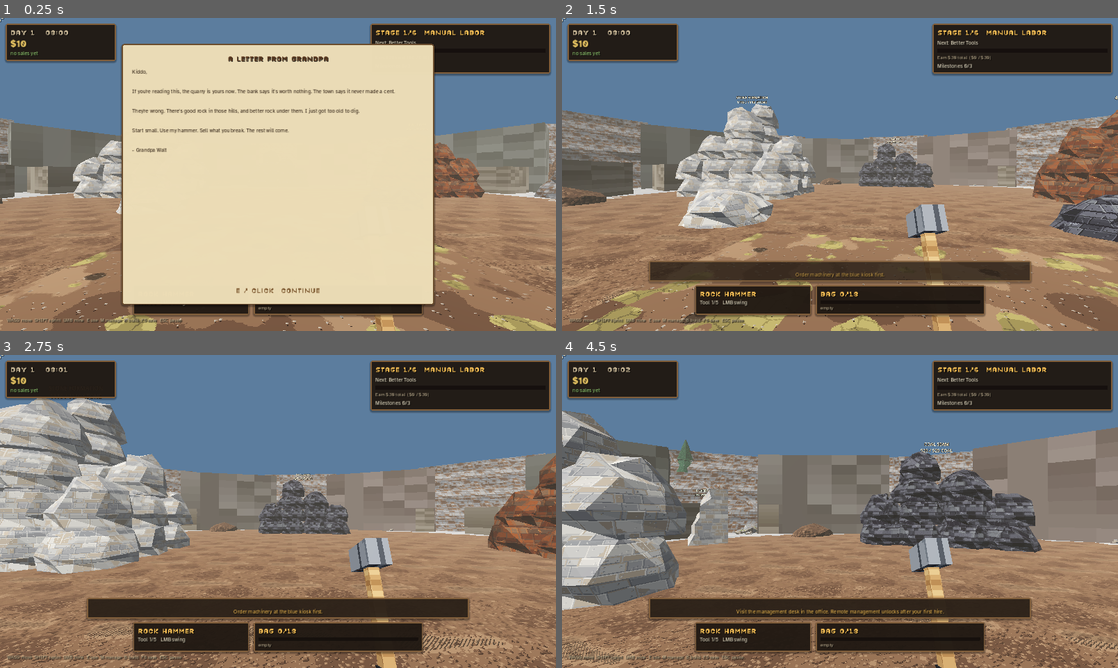
Above: before the commit, frames 1-4 (two rows, left to right).
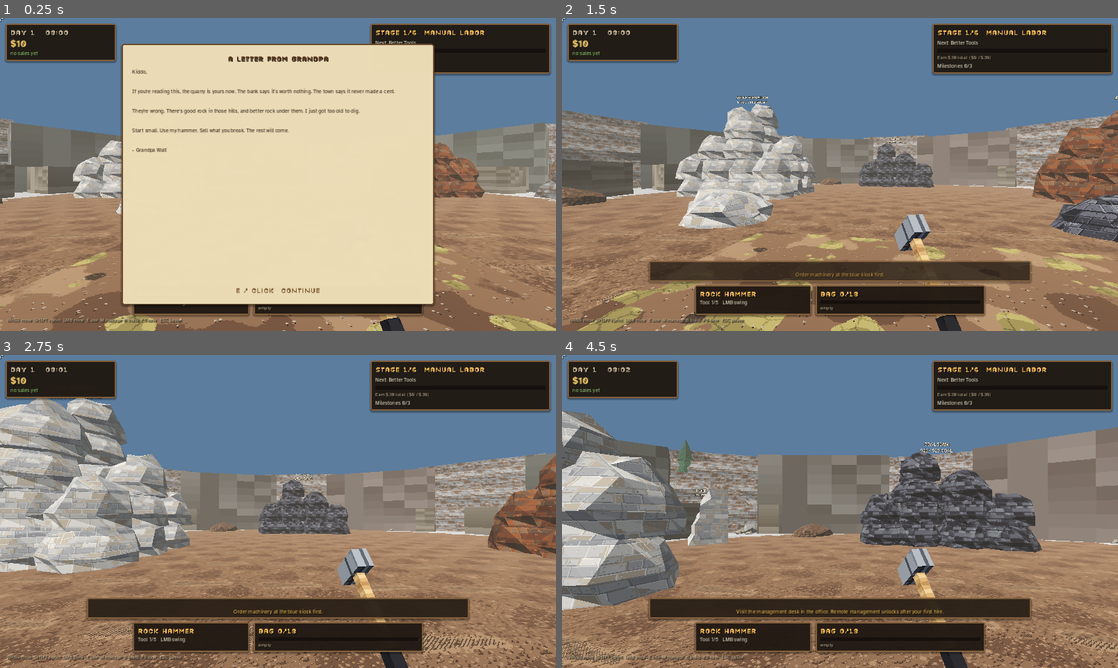
Above: after the commit, the same moments.

Repository: jafetmora79-lab/Quarry-Days
Game: Godot game, scene res://Main.tscn
The game is run twice, just before and just after one commit, with the same random seed, the same clock (stepped at 60 frames per second) and the same inputs.
Inputs (mouse positions are in pixels of both pictures, inside the frame that each line leads up to):
- Up to frame 1 (0.25 s): no input
- Up to frame 2 (1.5 s): tap Enter at 0.5 s; move the mouse to (867, 174) at 0.52 s; hold E (interact) 0.53-1.28 s; hold W (move_forward) from 0.53 s (still down); click (867, 174) at 0.67 s; tap Space at 0.77 s; move the mouse to (812, 174) at 1.27 s; tap P (place_machine) at 1.35 s
- Up to frame 3 (2.75 s): keep holding W (move_forward); tap Space at 1.52 s; move the mouse to (289, 505) at 2.02 s; hold R (rotate_machine) from 2.03 s (still down)
- Up to frame 4 (4.5 s): keep holding W (move_forward); move the mouse to (834, 517) at 2.77 s; release R (rotate_machine) at 2.78 s; tap Shift (sprint) at 2.85 s; click (834, 517) at 2.92 s; tap Space at 3.02, 3.77 s; move the mouse to (878, 514) at 3.52 s; tap M at 3.6 s; move the mouse to (795, 508) at 4.27 s; tap G at 4.35 s

The runs differ from the first frame. In frame 1, 0.2% of the frame differs, in the area x 67-73%, y 94-100%; in frame 2, 1.3%; in frame 3, 1.4%, in the area x 60-74%, y 58-100%; in frame 4, 1.4%.

Commit message:
Fix first-person tool poses, worker tool holds, pause menu layout; magnetic belt placement
- Tools: smaller, forward-leaning pick/hammer; drill and jackhammer rescaled and re-posed; power tools only nudge
- Workers: defined hold pose per tool, pick head spans the swing plane
- Pause menu compact and centred
- Belt ghost snaps onto crusher feed/discharge, bins and other belts (G for free placement)

Co-Authored-By: Claude Sonnet 5.5 <noreply@anthropic.com>
Claude-Session: https://claude.ai/code/session_01BdFm1yVtnu8eVQTLcJwNBQ

Diff:
--- a/scripts/main.gd
+++ b/scripts/main.gd
@@ -938,10 +938,11 @@
 	var p: QuarryStationUI = panel
 	var m := state.money
 	var idx := int(panel.get_meta("crusher_index", -1))
+	p.fit(520.0 if menu == "pause" else 700.0, 165.0 if menu == "pause" else 470.0)
 	match menu:
 		"pause":
 			p.begin("PAUSED", -1, "Optional keys:  F5 save   F9 load   Esc resume")
-			p.text("The quarry waits for you. Your progress is saved with the Save button or F5.")
+			p.text("The quarry waits for you. Save with the button or F5.", QuarryTheme.DIM, true)
 			p.button_bar([["resume", "RESUME", true, func(): _close_menu()], ["save", "SAVE GAME", true, func(): _save()], ["load", "LOAD GAME", true, func(): _load()]])
 		"sell": _draw_sell(p)
 		"upgrades": _draw_upgrades(p)
@@ -1214,6 +1215,11 @@
 		ghost.position = Vector3(snappedf(point.x,0.5),point.y if point.y < -1.0 else 0.0,snappedf(point.z,0.5))
 	else:
 		ghost.position = Vector3(point.x,point.y if point.y < -1.0 else 0.0,point.z)
+	if placement_kind == "conveyor" and grid_snap:
+		var snap := conveyor_snap(ghost.position)
+		if not snap.is_empty():
+			ghost.position = Vector3(snap["pos"].x, ghost.position.y, snap["pos"].z)
+			placement_yaw = float(snap["yaw"])
 	ghost.rotation.y = placement_yaw
 	ghost.visible = true
 	placement_hint = ""
@@ -1818,6 +1824,37 @@
 		fill.scale.y = maxf(0.05, ratio)
 		fill.position.y = -0.5 + 0.5 * maxf(0.05, ratio) + 0.08
 
+## Magnetic placement for belts (grid snap on): within 2.6 m of a machine port or the end of another belt, the
+## ghost jumps to the spot where its end touches the machine and faces along the flow, so it links with no
+## fiddling. Returns {"pos", "yaw"} or {} when nothing is near. Press G to place freely.
+func conveyor_snap(at: Vector3) -> Dictionary:
+	var best := {}
+	var best_d := 2.6
+	var cands := []
+	for i in range(state.crushers.size()):
+		var c: Vector3 = Business.v3(state.crushers[i]["position"]) * Vector3(1, 0, 1)
+		var yc := float(state.crushers[i]["yaw"])
+		var f := Business.forward(yc)
+		var adv := int(state.crushers[i].get("tier", 1)) >= 2
+		cands.append({"pos": c - f * (2.0 if adv else 1.8), "yaw": yc})   # feeds the input (back) side
+		cands.append({"pos": c + f * (2.2 if adv else 2.0), "yaw": yc})   # carries away from the discharge chute
+	for o in business.outputs:
+		var op: Vector3 = Business.v3(o["position"]) * Vector3(1, 0, 1)
+		for k in range(4):
+			var yk := float(k) * PI * 0.5
+			cands.append({"pos": op - Business.forward(yk) * 1.75, "yaw": yk})
+	for j in range(business.conveyors.size()):
+		var cp: Vector3 = Business.v3(business.conveyors[j]["position"]) * Vector3(1, 0, 1)
+		var yj := float(business.conveyors[j]["yaw"])
+		cands.append({"pos": cp + Business.forward(yj) * 2.0, "yaw": yj})
+		cands.append({"pos": cp - Business.forward(yj) * 2.0, "yaw": yj})
+	for cd in cands:
+		var d := Vector2(at.x, at.z).distance_to(Vector2(cd["pos"].x, cd["pos"].z))
+		if d < best_d and conveyor_valid(Vector3(cd["pos"].x, at.y, cd["pos"].z), float(cd["yaw"])):
+			best_d = d
+			best = cd
+	return best
+
 func conveyor_valid(pos: Vector3, yaw: float) -> bool:
 	if not in_build_area(pos) or not _on_ground(pos) or _near_vehicle(pos, 2.6):
 		return false
--- a/scripts/station_ui.gd
+++ b/scripts/station_ui.gd
@@ -67,6 +67,14 @@
 	foot.custom_minimum_size = Vector2(660, 0)
 	root.add_child(foot)
 
+## Resizes the centred panel (base-canvas px); small menus such as Pause should not be a huge empty box.
+func fit(w: float, h: float) -> void:
+	offset_left = -w * 0.5
+	offset_right = w * 0.5
+	offset_top = -h * 0.5
+	offset_bottom = h * 0.5
+	foot.custom_minimum_size.x = w - 40.0
+
 func begin(title: String, money := -1, hint := "") -> void:
 	_scroll_keep = scroll.scroll_vertical
 	for c in list.get_children():
@@ -80,8 +88,10 @@
 	foot.visible = hint != ""
 	scroll.set_deferred("scroll_vertical", _scroll_keep)
 
-func text(t: String, color := DIM) -> Label:
+func text(t: String, color := DIM, centered := false) -> Label:
 	var l := QuarryTheme.label(t, FS, color)
+	if centered:
+		l.horizontal_alignment = HORIZONTAL_ALIGNMENT_CENTER
 	l.autowrap_mode = TextServer.AUTOWRAP_WORD_SMART
 	l.size_flags_horizontal = Control.SIZE_EXPAND_FILL
 	l.custom_minimum_size = Vector2(300, 0)
@@ -226,6 +236,7 @@
 
 func button_bar(btns: Array) -> void:
 	var h := HBoxContainer.new()
+	h.alignment = BoxContainer.ALIGNMENT_CENTER
 	h.add_theme_constant_override("separation", 8)
 	list.add_child(h)
 	for bd in btns:
--- a/scripts/tool_view.gd
+++ b/scripts/tool_view.gd
@@ -30,11 +30,11 @@
 ## `tip` is the working point in model space: the pick point, the hammer face, the bit or chisel end.
 ## Power tools use `rest_rot` (euler) to aim their working end at the crosshair, and `model_pitch` leans the whole model.
 const TOOL := {
-	0: {"grip": Vector3(0.30, -0.50, -0.58), "rest": -0.40, "wind": 0.45, "strike": -1.05, "tip": Vector3(0, 0.36, -0.1)},
-	1: {"grip": Vector3(0.32, -0.54, -0.60), "rest": -0.40, "wind": 0.50, "strike": -1.00, "tip": Vector3(0, 0.48, -0.27)},
-	2: {"grip": Vector3(0.32, -0.54, -0.62), "rest": -0.40, "wind": 0.50, "strike": -1.00, "tip": Vector3(0, 0.52, -0.32)},
-	3: {"grip": Vector3(0.26, -0.28, -0.50), "rest_rot": Vector3(0.09, 0.10, 0.0), "tip": Vector3(0, 0.12, -0.46)},
-	4: {"grip": Vector3(0.20, -0.28, -0.32), "rest_rot": Vector3(0.0, 0.10, 0.0), "model_pitch": 1.3, "tip": Vector3(0, -0.61, 0)},
+	0: {"grip": Vector3(0.30, -0.42, -0.55), "scale": 0.8, "rest": -0.75, "yaw": 0.2, "wind": 0.1, "strike": -1.35, "tip": Vector3(0, 0.36, -0.1)},
+	1: {"grip": Vector3(0.30, -0.42, -0.55), "scale": 0.8, "rest": -0.75, "yaw": 0.2, "wind": 0.1, "strike": -1.35, "tip": Vector3(0, 0.48, -0.27)},
+	2: {"grip": Vector3(0.30, -0.42, -0.55), "scale": 0.75, "rest": -0.75, "yaw": 0.2, "wind": 0.1, "strike": -1.35, "tip": Vector3(0, 0.52, -0.32)},
+	3: {"grip": Vector3(0.28, -0.3, -0.5), "scale": 0.7, "rest_rot": Vector3(0.12, 0.2, 0.0), "tip": Vector3(0, 0.12, -0.46)},
+	4: {"grip": Vector3(0.3, -0.12, -0.5), "scale": 0.7, "rest_rot": Vector3(0.0, 0.3, 0.0), "model_pitch": 0.8, "tip": Vector3(0, -0.61, 0)},
 }
 const REACH_MIN := 0.85      # the working end meets the rock this far in front of the camera, at least...
 const REACH_MAX := 1.6       # ...and at most (mining reach in main.gd is just beyond this)
@@ -67,6 +67,7 @@
 		models[t] = _build(t)
 		pivot.add_child(models[t])
 	model = models[t]
+	model.scale = Vector3.ONE * float(TOOL[t].get("scale", 1.0))
 	model.visible = true
 	spinner = model.get_meta("spinner") if model.has_meta("spinner") else null
 	phase = -1.0
@@ -110,6 +111,7 @@
 	var weight := 0.0
 	if tier < 3:
 		rot.x = rest
+		rot.y = float(def.get("yaw", 0.0))
 		if phase >= 0.0:
 			phase += delta / duration
 			var p := phase
@@ -136,6 +138,7 @@
 				if on_impact.is_valid():
 					on_impact.call()
 			rot.x = ang
+			rot.y = float(def.get("yaw", 0.0)) * (1.0 - 0.7 * weight)
 			rot.z = 0.2 * sin(clampf(p, 0.0, 1.0) * PI)
 			if phase >= 1.0:
 				phase = -1.0
@@ -164,8 +167,9 @@
 	var tip_now := placed + pivot.transform.basis * (model.transform * tip_local) if model else placed
 	var contact := Vector3(0, 0, -clampf(target_dist, REACH_MIN, REACH_MAX))
 	var corr := (contact - tip_now)
-	if corr.length() > MAX_CORRECTION:
-		corr = corr.normalized() * MAX_CORRECTION
+	var cap := MAX_CORRECTION if tier < 3 else 0.1 # power tools stay in the hands: only a small nudge toward the rock
+	if corr.length() > cap:
+		corr = corr.normalized() * cap
 	engage = weight
 	position = placed + corr * weight
 	tip_cam = tip_now + corr * weight
@@ -207,8 +211,8 @@
 			_box(paint, Vector3(0, -0.1, 0.06), Vector3(0.11, 0.06, 0.14))      # battery
 			_box(steel, Vector3(0, 0.12, -0.22), Vector3(0.07, 0.07, 0.07))      # chuck
 		4: # jackhammer: tall body, T-handle on top, chisel down
-			_box(steel, Vector3(0, 0.0, 0), Vector3(0.5, 0.05, 0.05))           # T-handle
-			for x in [-0.22, 0.22]:
+			_box(steel, Vector3(0, 0.0, 0), Vector3(0.36, 0.05, 0.05))           # T-handle
+			for x in [-0.15, 0.15]:
 				_box(dark, Vector3(x, 0.0, 0), Vector3(0.09, 0.065, 0.065))
 			_box(paint, Vector3(0, -0.22, 0), Vector3(0.14, 0.36, 0.14), Vector2(0.85, 0.85))
 			_box(steel, Vector3(0, -0.06, 0.08), Vector3(0.08, 0.1, 0.06))      # valve block
--- a/scripts/worker.gd
+++ b/scripts/worker.gd
@@ -99,16 +99,20 @@
 		return
 	rig = VeilRig.new()
 	rig.setup(found[0], float(employee_id) * 1.7)
-	var up_fwd := Basis(Vector3.RIGHT, 0.0)
+	var pose_deg: Vector3 = TOOL_POSE.get(profession, Vector3.ZERO)
+	var hold := Basis.from_euler(Vector3(deg_to_rad(pose_deg.x), deg_to_rad(pose_deg.y), deg_to_rad(pose_deg.z)))
 	match profession:
-		"miner": rig.attach(_tool_pickaxe(), "Right", up_fwd, Vector3.ZERO)
-		"operator": rig.attach(_tool_wrench(), "Right", up_fwd, Vector3.ZERO)
-		"clerk": rig.attach(_tool_clipboard(), "Left", up_fwd, Vector3.ZERO)
+		"miner": rig.attach(_tool_pickaxe(), "Right", hold, Vector3.ZERO)
+		"operator": rig.attach(_tool_wrench(), "Right", hold, Vector3.ZERO)
+		"clerk": rig.attach(_tool_clipboard(), "Left", hold, Vector3.ZERO)
 	carry_box = MeshInstance3D.new()
 	carry_box.mesh = MeshKit.rock(Vector3(0.42, 0.3, 0.34), 77 + employee_id, 3, 6)
 	carry_box.position = Vector3(0, 0.88, -0.36) # in front of the -Z-facing chest
 	carry_box.visible = false
 	model.add_child(carry_box)
+
+## How each tool sits in the hand at the rest pose, as euler degrees in skeleton space (see VeilRig.attach).
+static var TOOL_POSE := {"miner": Vector3(70, 0, 0), "operator": Vector3(80, 0, 0), "clerk": Vector3(0, 0, 0)}
 
 ## Tools are small MeshKit models in hand space: handle along +Z (forward from the fist).
 func _tool_pickaxe() -> Node3D:
@@ -118,7 +122,8 @@
 	MeshKit.inst(n, s.mesh(), MeshKit.mat(QuarryArt.M_WOOD))
 	var h := MeshKit.Soup.new()
 	var prof := PackedVector2Array([Vector2(-0.26, -0.01), Vector2(-0.02, 0.03), Vector2(0.02, 0.03), Vector2(0.26, -0.01), Vector2(0.2, -0.04), Vector2(0.0, -0.01), Vector2(-0.2, -0.04)])
-	MeshKit.extrude_into(h, prof, 0.045, Transform3D(Basis(Vector3.UP, PI * 0.5) * Basis(Vector3.FORWARD, PI * 0.5), Vector3(0, 0, 0.6)))
+	# the head spans local Y (the swing plane, across the shaft) with its points curving toward +Z
+	MeshKit.extrude_into(h, prof, 0.045, Transform3D(Basis(Vector3.RIGHT, -PI * 0.5), Vector3(0, 0, 0.6)))
 	MeshKit.inst(n, h.mesh(), MeshKit.mat("SteelPlate"))
 	return n
 
--- a/tests/test_phase5_1.gd
+++ b/tests/test_phase5_1.gd
@@ -261,7 +261,7 @@
 			for i in range(90):
 				tv._process(0.02)
 			var tp := tv.tip_cam
-			check(absf(tp.x) < 0.14 and absf(tp.y) < 0.2 and tp.z < -1.0, "5 tool %d working end reaches the crosshair spot while running %s" % [tier, str(tp.snapped(Vector3(0.01, 0.01, 0.01)))])
+			check(tp.distance_to(Vector3(0, 0, -1.3)) < tip.distance_to(Vector3(0, 0, -1.3)) and absf(tp.x) < 0.3 and tp.y > -0.4 and tp.z < -0.8, "5 tool %d working end points down-range and eases toward the crosshair while running %s" % [tier, str(tp.snapped(Vector3(0.01, 0.01, 0.01)))])
 			tv.operating = false
 			for i in range(200):
 				tv._process(0.02)
@@ -319,6 +319,19 @@
 	check(Rect2(Vector2.ZERO, win.get_visible_rect().size).encloses(Rect2(game.panel.get_global_rect())), "6 the menu panel fits the canvas")
 	game._close_menu()
 
+	# ---- belts snap onto machinery
+	st.new_crusher(Vector3(2, 0, 0), 0.0)
+	game._create_crusher(st.crushers.size() - 1)
+	var ci: int = st.crushers.size() - 1
+	game.business.add_output(Vector3(2, 0, -6.0), 0.0)
+	game._create_output(game.business.outputs.size() - 1)
+	var s_in: Dictionary = game.conveyor_snap(Vector3(2.4, 0, 2.6))
+	check(not s_in.is_empty() and s_in["pos"].distance_to(Vector3(2, 0, 1.8)) < 0.01 and absf(float(s_in["yaw"])) < 0.01, "9 a belt near the crusher's back snaps flush against the feed side, aligned with it")
+	check(str(game.business.link_for(s_in["pos"], float(s_in["yaw"]))["dst"].get("type", "")) == "crusher", "9 the snapped belt links into the crusher")
+	var s_out: Dictionary = game.conveyor_snap(Vector3(2.3, 0, -2.5))
+	check(not s_out.is_empty() and str(game.business.link_for(s_out["pos"], float(s_out["yaw"]))["src"].get("type", "")) == "crusher", "9 a belt near the discharge chute snaps on and takes crushed stone away")
+	var s_far: Dictionary = game.conveyor_snap(Vector3(-20, 0, 20))
+	check(s_far.is_empty(), "9 far from any machine nothing snaps")
 	# ---- 7 save/load
 	st.money = 4321
 	st.tool_tier = 2
Not shown, changed: CHANGELOG.md
